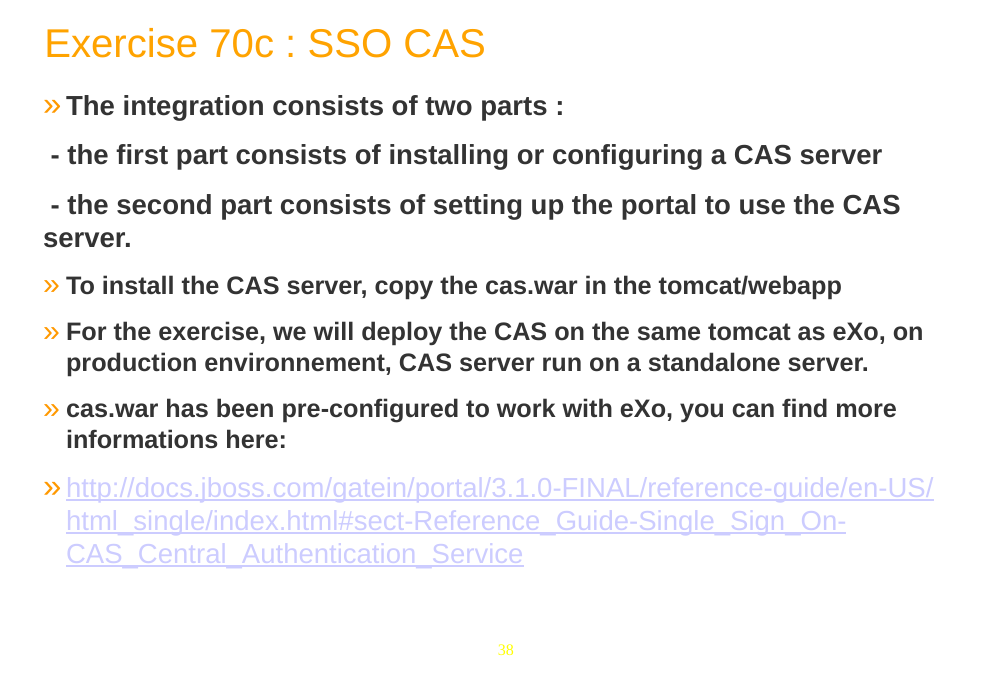
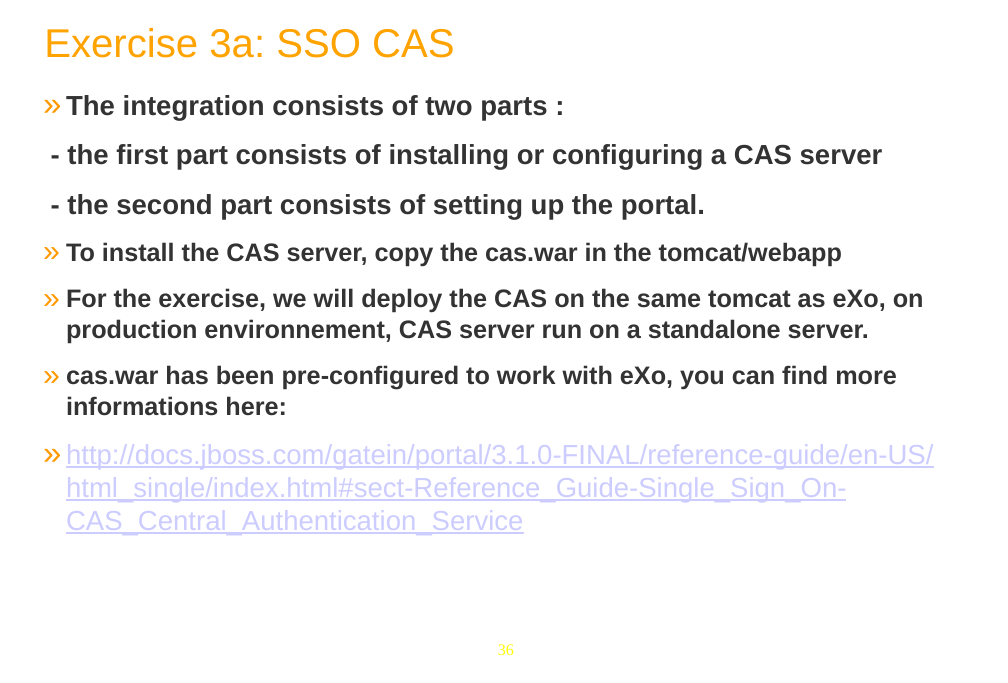
Before and after one commit to anhvurz90/training, a slide deck: slide 36 of exo-sysAdmin/970-LdapConfig-XSys.pptx (slide 38 before the commit). Drawn at 1008x683 pixels with LibreOffice and Linux fonts; fonts in the diff are those of the drawing; background and template pictures are left out. Boxes give left, top, right and bottom in pixels: in the first picture for what was removed or moved away, otherwise in the second. Text is boxed around its words. In the diff, an @@ line names an element or a change of style, - is before the commit and + after.

```diff
--- a/exo-sysAdmin/970-LdapConfig-XSys.pptx
+++ b/exo-sysAdmin/970-LdapConfig-XSys.pptx
@@ title at <box>44,28,455,58</box>: text changed @@
-Exercise 70c : SSO CAS
+Exercise 3a: SSO CAS
@@ text at <box>67,194,705,219</box>: text changed @@
-- the second part consists of setting up the portal to use the CAS server.
+- the second part consists of setting up the portal.
@@ page number at <box>498,644,514,655</box>: text changed @@
-38
+36
```
Also in this commit, not shown: 18 other slides changed, 2 slides removed.
